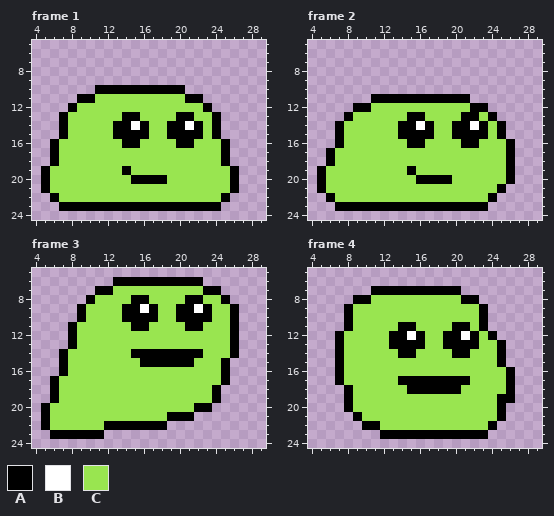
Pixel-art file -- gameassets/blob-jump.aseprite. This is how it looked before the edit.
32x32 pixels, 5 frames. Shown: frame 1: x 4..29, y 5..24; frame 2: x 4..29, y 5..24; frame 3: x 4..29, y 5..24; frame 4: x 4..29, y 5..24. The commit also changed other frames, which this record leaves out.
Visible layers, top first: "Face", "Body".
Palette (. is transparent): A #000000  B #ffffff  C #99e550
Pixels before, frame 1, first column x 5:
10 ......AAAAAAAAAA......
11 ....AACCCCCCCCCCAA....
12 ...ACCCCCCCCCCCCCCA...
13 ..ACCCCCCAACCCCAACCA..
14 ..ACCCCCAABACCAABACA..
15 ..ACCCCCAAAACCAAAACA..
16 .ACCCCCCCAACCCCAACCCA.
17 .ACCCCCCCCCCCCCCCCCCA.
18 .ACCCCCCCCCCCCCCCCCCA.
19 ACCCCCCCCACCCCCCCCCCCA
20 ACCCCCCCCCAAAACCCCCCCA
21 ACCCCCCCCCCCCCCCCCCCCA
22 .ACCCCCCCCCCCCCCCCCCA.
23 ..AAAAAAAAAAAAAAAAAA..
Pixels before, frame 2, first column x 5:
11 ......AAAAAAAAAAA.....
12 ....AACCCCCCCCCCCAA...
13 ...ACCCCCCAACCCCAACA..
14 ..ACCCCCCAABACCAABACA.
15 ..ACCCCCCAAAACCAAAACA.
16 ..ACCCCCCCAACCCCAACCCA
17 .ACCCCCCCCCCCCCCCCCCCA
18 .ACCCCCCCCCCCCCCCCCCCA
19 ACCCCCCCCCACCCCCCCCCCA
20 ACCCCCCCCCCAAAACCCCCCA
21 ACCCCCCCCCCCCCCCCCCCA.
22 .ACCCCCCCCCCCCCCCCCA..
23 ..AAAAAAAAAAAAAAAAA...
Pixels before, frame 3, first column x 5:
 6 ........AAAAAAAAAA....
 7 ......AACCCCCCCCCCAA..
 8 .....ACCCCAACCCCAACCA.
 9 ....ACCCCAABACCAABACCA
10 ....ACCCCAAAACCAAAACCA
11 ...ACCCCCCAACCCCAACCCA
12 ...ACCCCCCCCCCCCCCCCCA
13 ...ACCCCCCCCCCCCCCCCCA
14 ..ACCCCCCCAAAAAAAACCCA
15 ..ACCCCCCCCAAAAAACCCA.
16 ..ACCCCCCCCCCCCCCCCCA.
17 .ACCCCCCCCCCCCCCCCCCA.
18 .ACCCCCCCCCCCCCCCCCA..
19 .ACCCCCCCCCCCCCCCCCA..
20 ACCCCCCCCCCCCCCCCAA...
21 ACCCCCCCCCCCCCAAA.....
22 ACCCCCCAAAAAAA........
23 .AAAAAA...............
Pixels before, frame 4, first column x 7:
 7 ....AAAAAAAAAA......
 8 ..AACCCCCCCCCCAA....
 9 .ACCCCCCCCCCCCCCA...
10 .ACCCCCCCCCCCCCCA...
11 .ACCCCCAACCCCAACA...
12 ACCCCCAABACCAABACA..
13 ACCCCCAAAACCAAAACCA.
14 ACCCCCCAACCCCAACCCA.
15 ACCCCCCCCCCCCCCCCCA.
16 ACCCCCCCCCCCCCCCCCCA
17 ACCCCCCAAAAAAAACCCCA
18 .ACCCCCCAAAAAACCCCCA
19 .ACCCCCCCCCCCCCCCCAA
20 .ACCCCCCCCCCCCCCCCA.
21 ..ACCCCCCCCCCCCCCCA.
22 ...AACCCCCCCCCCCCA..
23 .....AAAAAAAAAAAA...
Once edited:
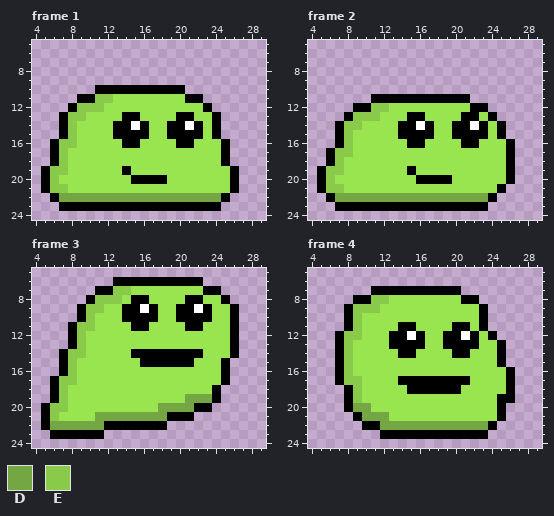
Colours new in this view: D #74a743  E #89ca4b
What changed:
Frame 1, layer "Body":
The edit turns colour C into colour D in row 22 at x 7 to 24.
The edit turns colour C into colour E in row 11 at x 11 to 12; in row 12 at x 9 to 11; in row 13 at x 8 to 9; in rows 14 to 15 at x 8; in row 16 at x 7 to 8; in rows 17 to 18 at x 7.
The edit turns colour C into colour E in row 19 at x 6 to 7; in row 20 at x 6; in row 21 at x 6 to 7.
Frame 2, layer "Body":
The edit turns colour C into colour D in row 22 at x 7 to 23.
The edit turns colour C into colour E in row 12 at x 11 to 12; in row 13 at x 9 to 11; in row 14 at x 8 to 9; in rows 15 to 16 at x 8; in row 17 at x 7 to 8; in row 18 at x 7.
The edit turns colour C into colour E in row 19 at x 6 to 7; in row 20 at x 6; in row 21 at x 6 to 7.
Frame 3, layer "Body":
The edit turns colour C into colour D in row 19 at x 21 to 23; in row 20 at x 18 to 21; in row 21 at x 11 to 18; in row 22 at x 6 to 11.
The edit turns colour C into colour E in row 7 at x 13 to 14; in row 8 at x 11 to 13; in row 9 at x 10 to 11; in row 10 at x 10; in row 11 at x 9 to 10; in rows 12 to 13 at x 9.
The edit turns colour C into colour E in row 14 at x 8 to 9; in rows 15 to 16 at x 8; in row 17 at x 7 to 8; in rows 18 to 19 at x 7; in row 20 at x 6 to 7; in row 21 at x 6.
Frame 4, layer "Body":
The edit turns colour C into colour D in row 20 at x 9 to 10; in row 21 at x 10 to 12; in row 22 at x 12 to 23.
The edit turns colour C into colour E in row 8 at x 11 to 12; in row 9 at x 9 to 11; in rows 10 to 11 at x 9; in row 12 at x 8 to 9; in rows 13 to 16 at x 8; in row 17 at x 8 to 9.
The edit turns colour C into colour E in rows 18 to 19 at x 9.
Where, in picture pixels (left, top, right, bottom), the same in both pictures:
changed: (50, 94, 221, 202)
changed: (326, 103, 488, 202)
changed: (50, 286, 212, 430)
changed: (344, 295, 488, 430)
